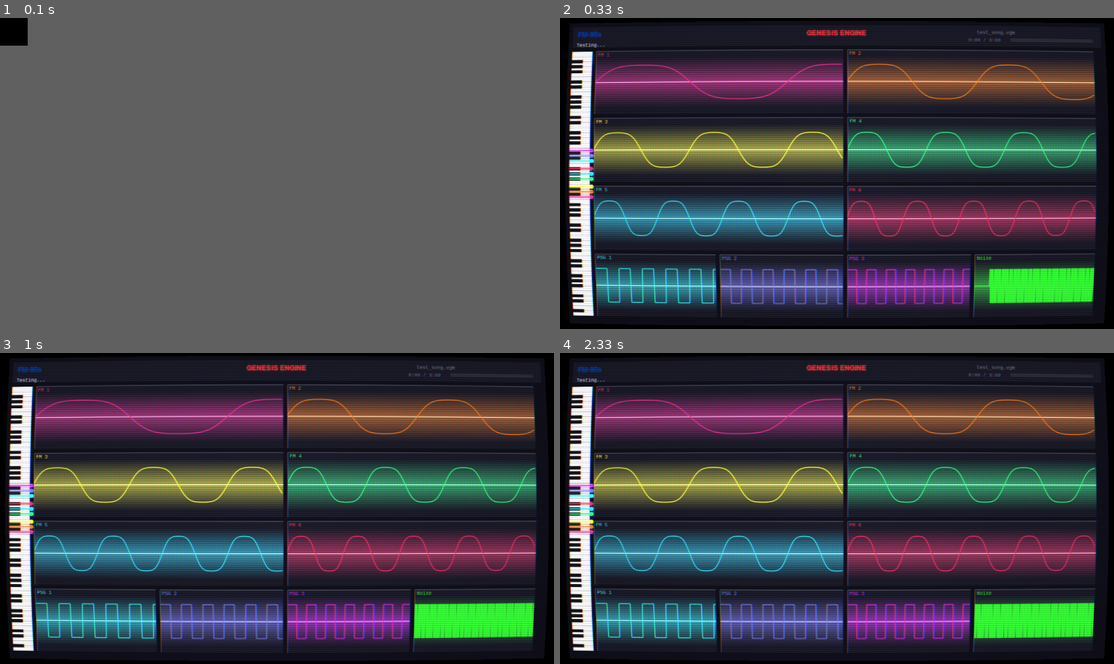
Above: before the commit, frames 1-4 (two rows, left to right).
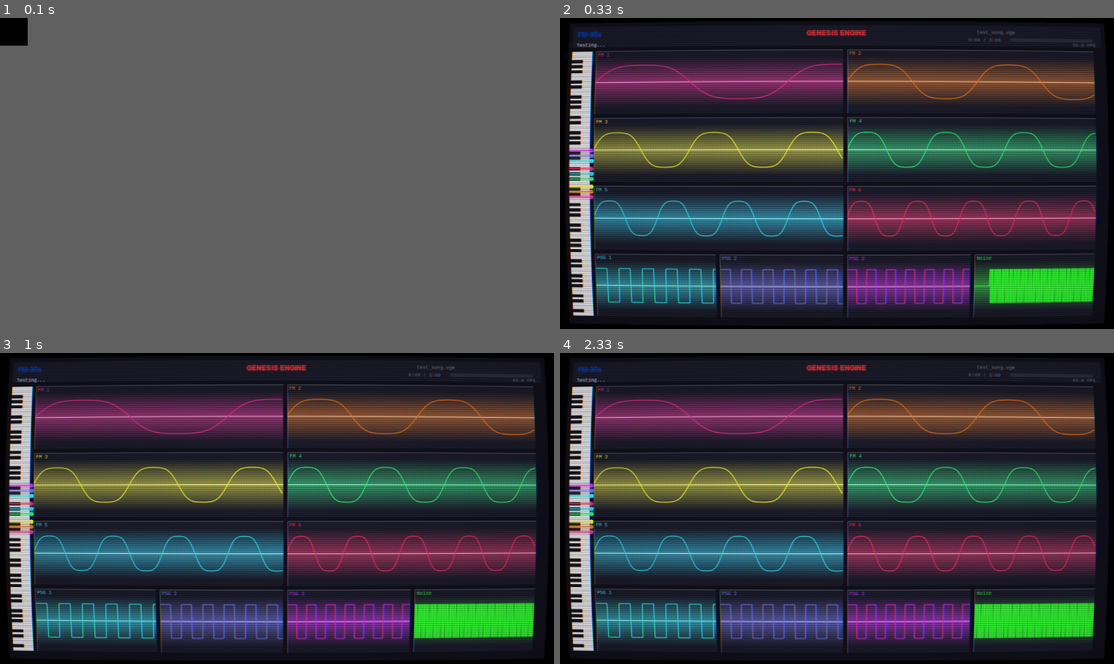
Above: after the commit, the same moments.

Repository: aarontodd82/GenesisEngine
Game: pygame game, started from examples/VisualStreaming/visualizer/app_pygame.py
The game is run twice, just before and just after one commit, with the same random seed, the same clock (stepped at 60 frames per second) and the same inputs.
Inputs:
- Up to frame 1 (0.1 s): no input
- Up to frame 2 (0.33 s): no input
- Up to frame 3 (1 s): no input
- Up to frame 4 (2.33 s): no input

Frame 1 is identical in both runs. In frame 2, 6.0% of the frame differs, in the area x 1-97%, y 8-96%; in frame 3, 6.3%; in frame 4, 6.6%.

Commit message:
Improve offline audio mode performance from 30-40 to 60 FPS
- Disable bloom sampling in CRT shader (14 -> 3 texture samples/pixel)
- Replace list buffers with pre-allocated numpy arrays in CommandInterceptor
- Eliminate np.concatenate() for audio output (single slice copy)
- Vectorize PSG waveform generation
- Add FPS counter to status bar

Diff:
--- a/examples/VisualStreaming/emulators/sn76489.py
+++ b/examples/VisualStreaming/emulators/sn76489.py
@@ -181,56 +181,64 @@
         """
         outputs = []
 
-        # Generate tone channels
+        # Generate tone channels (vectorized for performance)
         for ch in range(3):
             volume = self.get_volume(ch)
 
             if volume > 0 and self.tone_regs[ch] > 0:
                 freq = self.get_frequency(ch)
-                # Phase increment per sample (in cycles, 0.0 to 1.0 per cycle)
                 phase_inc = freq / self.SAMPLE_RATE
 
-                # Generate samples with continuous phase
-                samples = np.zeros(num_samples, dtype=np.float32)
-                phase = self.phase[ch]
-
-                for i in range(num_samples):
-                    # Square wave: positive for first half of cycle, negative for second
-                    samples[i] = volume if phase < 0.5 else -volume
-                    phase += phase_inc
-                    if phase >= 1.0:
-                        phase -= 1.0
-
-                # Save phase for next call
-                self.phase[ch] = phase
+                # Vectorized phase calculation
+                t = np.arange(num_samples, dtype=np.float32)
+                phases = (self.phase[ch] + t * phase_inc) % 1.0
+
+                # Square wave: +volume for phase < 0.5, -volume otherwise
+                samples = np.where(phases < 0.5, volume, -volume).astype(np.float32)
+
+                # Update phase for next call
+                self.phase[ch] = (self.phase[ch] + num_samples * phase_inc) % 1.0
             else:
                 samples = np.zeros(num_samples, dtype=np.float32)
 
             outputs.append(samples)
 
-        # Generate noise channel with proper LFSR
+        # Generate noise channel (simplified for performance)
+        # Full LFSR emulation is too slow - use cached random for visualization
         volume = self.get_volume(3)
         if volume > 0:
             shift_rate = self._get_noise_shift_rate()
             if shift_rate > 0:
-                # Phase increment for noise (how fast the LFSR shifts)
                 phase_inc = shift_rate / self.SAMPLE_RATE
 
-                noise_samples = np.zeros(num_samples, dtype=np.float32)
-                phase = self.noise_counter
-
-                for i in range(num_samples):
-                    # Output current LFSR state
-                    noise_samples[i] = self.noise_output * volume
-                    phase += phase_inc
-                    # Shift LFSR when phase wraps
-                    while phase >= 1.0:
-                        phase -= 1.0
+                # Calculate how many LFSR shifts happen in this batch
+                total_phase = self.noise_counter + num_samples * phase_inc
+                num_shifts = int(total_phase)
+
+                # Generate noise using vectorized approach
+                # Each sample holds until next shift
+                if num_shifts > 0 and num_samples > 0:
+                    # Pre-generate shift points
+                    t = np.arange(num_samples, dtype=np.float32)
+                    shift_indices = ((self.noise_counter + t * phase_inc) // 1.0).astype(np.int32)
+
+                    # Generate noise values for each unique shift
+                    unique_shifts = np.unique(shift_indices)
+                    noise_values = np.zeros(len(unique_shifts) + 1, dtype=np.float32)
+                    noise_values[0] = self.noise_output * volume
+
+                    for i, _ in enumerate(unique_shifts):
                         self._shift_lfsr()
-
-                self.noise_counter = phase
+                        if i + 1 < len(noise_values):
+                            noise_values[i + 1] = self.noise_output * volume
+
+                    # Map shift indices to noise values
+                    noise_samples = noise_values[np.minimum(shift_indices, len(noise_values) - 1)]
+                else:
+                    noise_samples = np.full(num_samples, self.noise_output * volume, dtype=np.float32)
+
+                self.noise_counter = total_phase % 1.0
             else:
-                # No shift rate - output constant
                 noise_samples = np.full(num_samples, self.noise_output * volume, dtype=np.float32)
         else:
             noise_samples = np.zeros(num_samples, dtype=np.float32)
--- a/examples/VisualStreaming/streaming/command_interceptor.py
+++ b/examples/VisualStreaming/streaming/command_interceptor.py
@@ -62,6 +62,9 @@
     # Maximum samples per visualizer update
     MAX_SAMPLES_FOR_UPDATE = 2048
 
+    # Pre-allocated buffer size (must be >= MAX_SAMPLES_FOR_UPDATE)
+    BUFFER_SIZE = 4096
+
     def __init__(self):
         # Emulators
         self.ym2612 = YM2612ymfm()
@@ -85,10 +88,11 @@
         # DAC mode state (FM channel 6 becomes DAC output)
         self._dac_enabled = False
 
-        # Sample buffers for each channel (accumulate before sending)
-        self._fm_buffers = [[] for _ in range(6)]
-        self._psg_buffers = [[] for _ in range(4)]
-        self._stereo_buffer = []  # For audio output (interleaved L/R)
+        # Pre-allocated sample buffers (avoid list allocations)
+        self._fm_buffers = [np.zeros(self.BUFFER_SIZE, dtype=np.float32) for _ in range(6)]
+        self._psg_buffers = [np.zeros(self.BUFFER_SIZE, dtype=np.float32) for _ in range(4)]
+        self._stereo_buffer = np.zeros((self.BUFFER_SIZE, 2), dtype=np.float32)
+        self._buffer_pos = 0  # Current write position in buffers
 
         # FM frequency tracking (fnum, block per channel)
         self._fm_fnum = [0] * 6
@@ -107,9 +111,7 @@
         self._running = True
         self.ym2612.reset()
         self.sn76489.reset()
-        self._fm_buffers = [[] for _ in range(6)]
-        self._psg_buffers = [[] for _ in range(4)]
-        self._stereo_buffer = []
+        self._buffer_pos = 0
         self._dac_enabled = False
 
     def stop(self):
@@ -263,69 +265,70 @@
         if num_samples <= 0:
             return
 
+        # Check if we need to flush before adding (buffer would overflow)
+        if self._buffer_pos + num_samples > self.BUFFER_SIZE:
+            self._flush_buffers()
+
         # Generate from both chips
         fm_waves = self.ym2612.generate_samples(num_samples)
         psg_waves = self.sn76489.generate_samples(num_samples)
 
-        # Add to buffers
+        # Copy to pre-allocated buffers (fast numpy slice assignment)
+        pos = self._buffer_pos
+        end = pos + num_samples
         for ch in range(6):
-            self._fm_buffers[ch].extend(fm_waves[ch])
+            self._fm_buffers[ch][pos:end] = fm_waves[ch]
         for ch in range(4):
-            self._psg_buffers[ch].extend(psg_waves[ch])
+            self._psg_buffers[ch][pos:end] = psg_waves[ch]
 
         # Capture stereo output if audio callback is set
         if self.on_audio_output:
             stereo = self.ym2612.get_stereo_buffer()  # Shape: (num_samples, 2)
-            # Add PSG to stereo mix (PSG is mono, add to both channels)
-            psg_mix = np.zeros(num_samples, dtype=np.float32)
-            for ch in range(4):
-                psg_mix += psg_waves[ch]
+            # Add PSG to stereo mix (PSG is mono, sum and add to both channels)
+            psg_mix = psg_waves[0] + psg_waves[1] + psg_waves[2] + psg_waves[3]
             psg_mix *= 0.25  # Scale PSG relative to FM
             stereo[:, 0] += psg_mix
             stereo[:, 1] += psg_mix
-            # Soft clip
-            stereo = np.clip(stereo, -1.0, 1.0)
-            self._stereo_buffer.append(stereo)
+            # Soft clip and copy to buffer
+            np.clip(stereo, -1.0, 1.0, out=self._stereo_buffer[pos:end])
+
+        self._buffer_pos = end
 
         # Check if we have enough samples to send
-        buffer_len = len(self._fm_buffers[0])
-        if buffer_len >= self.MIN_SAMPLES_FOR_UPDATE:
+        if self._buffer_pos >= self.MIN_SAMPLES_FOR_UPDATE:
             self._flush_buffers()
 
     def _flush_buffers(self):
         """Send buffered samples to visualizer and audio output."""
-        # Send stereo to audio output
-        if self.on_audio_output and self._stereo_buffer:
-            stereo = np.concatenate(self._stereo_buffer, axis=0)
-            self.on_audio_output(stereo)
-            self._stereo_buffer = []
-
-        if not self.on_waveform_update:
-            # Clear buffers if no callback
-            self._fm_buffers = [[] for _ in range(6)]
-            self._psg_buffers = [[] for _ in range(4)]
-            return
-
-        # Send FM channels
-        for ch in range(6):
-            if self._fm_buffers[ch]:
-                samples = np.array(self._fm_buffers[ch], dtype=np.float32)
+        if self._buffer_pos == 0:
+            return
+
+        buf_len = self._buffer_pos
+
+        # Send stereo to audio output (single slice, no concatenation)
+        if self.on_audio_output:
+            self.on_audio_output(self._stereo_buffer[:buf_len].copy())
+
+        if self.on_waveform_update:
+            # Send FM channels (slice from pre-allocated buffer)
+            for ch in range(6):
                 # Send in chunks if too large
-                while len(samples) > 0:
-                    chunk = samples[:self.MAX_SAMPLES_FOR_UPDATE]
-                    samples = samples[self.MAX_SAMPLES_FOR_UPDATE:]
-                    self.on_waveform_update(ch, chunk)
-                self._fm_buffers[ch] = []
-
-        # Send PSG channels
-        for ch in range(4):
-            if self._psg_buffers[ch]:
-                samples = np.array(self._psg_buffers[ch], dtype=np.float32)
-                while len(samples) > 0:
-                    chunk = samples[:self.MAX_SAMPLES_FOR_UPDATE]
-                    samples = samples[self.MAX_SAMPLES_FOR_UPDATE:]
-                    self.on_waveform_update(6 + ch, chunk)
-                self._psg_buffers[ch] = []
+                pos = 0
+                while pos < buf_len:
+                    end = min(pos + self.MAX_SAMPLES_FOR_UPDATE, buf_len)
+                    self.on_waveform_update(ch, self._fm_buffers[ch][pos:end])
+                    pos = end
+
+            # Send PSG channels
+            for ch in range(4):
+                pos = 0
+                while pos < buf_len:
+                    end = min(pos + self.MAX_SAMPLES_FOR_UPDATE, buf_len)
+                    self.on_waveform_update(6 + ch, self._psg_buffers[ch][pos:end])
+                    pos = end
+
+        # Reset buffer position (no need to clear arrays)
+        self._buffer_pos = 0
 
     def _check_ym_key_change(self, addr: int, data: int):
         """Check for key-on/off changes in YM2612 writes."""
--- a/examples/VisualStreaming/visualizer/app_pygame.py
+++ b/examples/VisualStreaming/visualizer/app_pygame.py
@@ -38,20 +38,9 @@
 uniform float time;
 uniform vec2 resolution;
 
-// Attempt to simulate bloom by sampling neighbors
+// Bloom disabled for performance - was sampling 11 textures per pixel
 vec3 sampleBloom(sampler2D tex, vec2 uv, vec2 pixelSize) {
-    vec3 bloom = vec3(0.0);
-    float weights[5] = float[](0.227027, 0.1945946, 0.1216216, 0.054054, 0.016216);
-
-    bloom += texture2D(tex, uv).rgb * weights[0];
-
-    for (int i = 1; i < 5; i++) {
-        vec2 offset = vec2(float(i) * pixelSize.x * 2.0, 0.0);
-        bloom += texture2D(tex, uv + offset).rgb * weights[i];
-        bloom += texture2D(tex, uv - offset).rgb * weights[i];
-    }
-
-    return bloom;
+    return texture2D(tex, uv).rgb;
 }
 
 void main() {
@@ -79,10 +68,8 @@
     float b = texture2D(screenTexture, uv - vec2(aberration, 0.0)).b;
     vec3 color = vec3(r, g, b);
 
-    // Add bloom for glow effect on bright areas
-    vec3 bloom = sampleBloom(screenTexture, uv, pixelSize);
+    // Bloom disabled for performance
     float brightness = dot(color, vec3(0.299, 0.587, 0.114));
-    color += bloom * brightness * 0.3;
 
     // Scanlines - 2.5 screen pixels per scanline, 25% contrast
     float scanlinePos = TexCoord.y * resolution.y / 2.5;
@@ -182,6 +169,7 @@
         self.total_duration = 0.0
         self.elapsed_time = 0.0
         self.status_message = "Ready"
+        self.current_fps = 0.0
 
         self._lock = threading.Lock()
         self.valid_samples = [0] * self.TOTAL_CHANNELS
@@ -1077,6 +1065,11 @@
             time_str = f"{mins}:{secs:02d} / {total_mins}:{total_secs:02d}"
             self._draw_text(time_str, bar_x - int(100 * dpi), bar_y - int(2 * dpi), self.COLORS['dim'], self.font_small)
 
+        # FPS counter - top right corner
+        fps_str = f"{self.current_fps:.1f} FPS"
+        fps_color = self.COLORS['dim'] if self.current_fps >= 55 else (1.0, 0.3, 0.3, 1.0)
+        self._draw_text(fps_str, x + w - int(70 * dpi), y + int(38 * dpi), fps_color, self.font_small)
+
     def _apply_zoom_shader(self):
         """Apply zoom/pulse effect to content (before CRT effects)."""
         # Render from fb_texture to fb_texture2 with zoom
@@ -1249,6 +1242,7 @@
 
             pygame.display.flip()
             clock.tick(60)
+            self.current_fps = clock.get_fps()
 
         pygame.quit()
 
